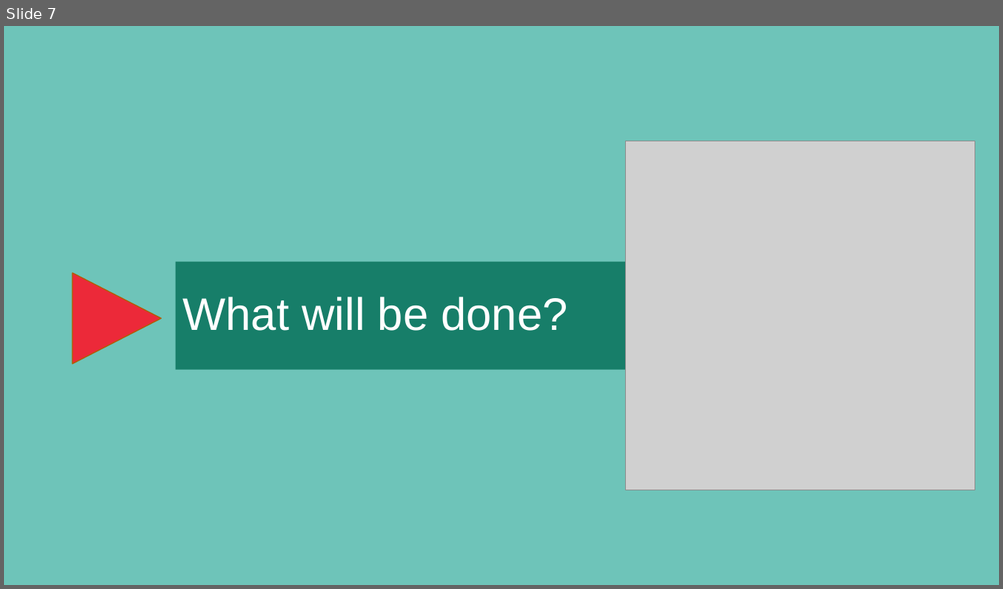
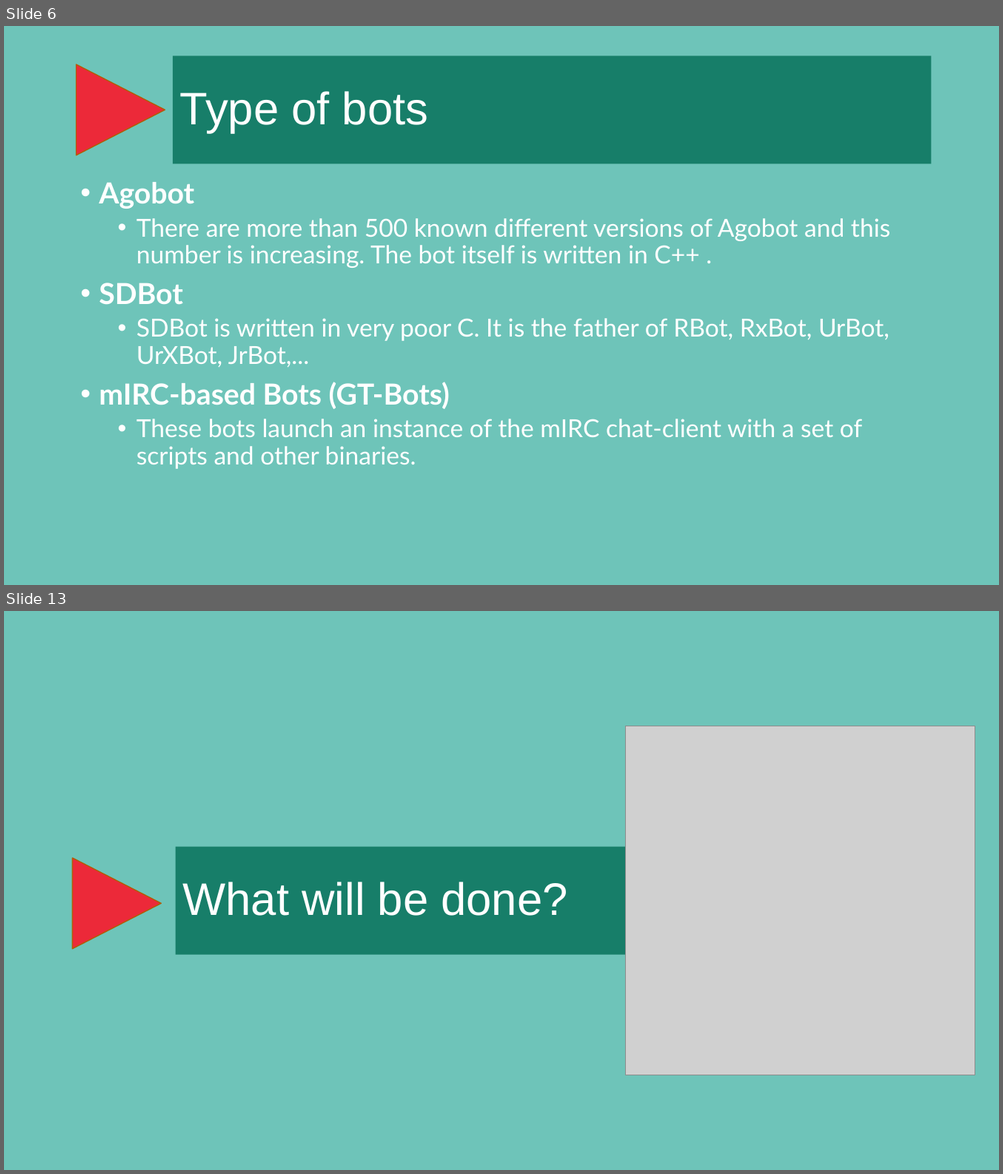
Before and after one commit to jpdias/botnet-lab, a slide deck: report/A hands-on approach on botnets.pptx. Shown one above the other, each under a label of ours: slide 7 before the commit, slides 6 and 13 after it; the slides between them are not shown. The pictures are 1003x589 and 1003x1174 pixels, drawn with LibreOffice and Linux fonts; fonts in the diff are those of the drawing; grey boxes stand for pictures; background and template pictures are left out. Boxes give left, top, right and bottom in pixels: in the first picture for what was removed or moved away, otherwise in the second. Text is boxed around its words. In the diff, an @@ line names an element or a change of style, - is before the commit and + after.

```diff
--- a/report/A hands-on approach on botnets.pptx
+++ b/report/A hands-on approach on botnets.pptx
@@ slide 6 added at (4,26,999,585), background #6EC4B9 @@
@@ triangle added at (76,64,165,156), fill #EC2939, outline #B25E07 1 pt @@
@@ title added at (173,56,930,164), fill #177E69, 44 pt, text #FFFFFF @@
+Type of bots
@@ text added at (99,182,890,469), 24 pt, text #FFFFFF @@
+• Agobot
+  • There are more than 500 known different versions of Agobot and this number is increasing. The bot itself is written in C++ .
+• SDBot
+  • SDBot is written in very poor C. It is the father of RBot, RxBot, UrBot, UrXBot, JrBot,...
+• mIRC-based Bots (GT-Bots)
+  • These bots launch an instance of the mIRC chat-client with a set of scripts and other binaries.
@@ what was slide 7 is now slide 13 @@
```
Also in this commit, not shown: 2 slides changed, 8 other slides added, 3 slides removed.
